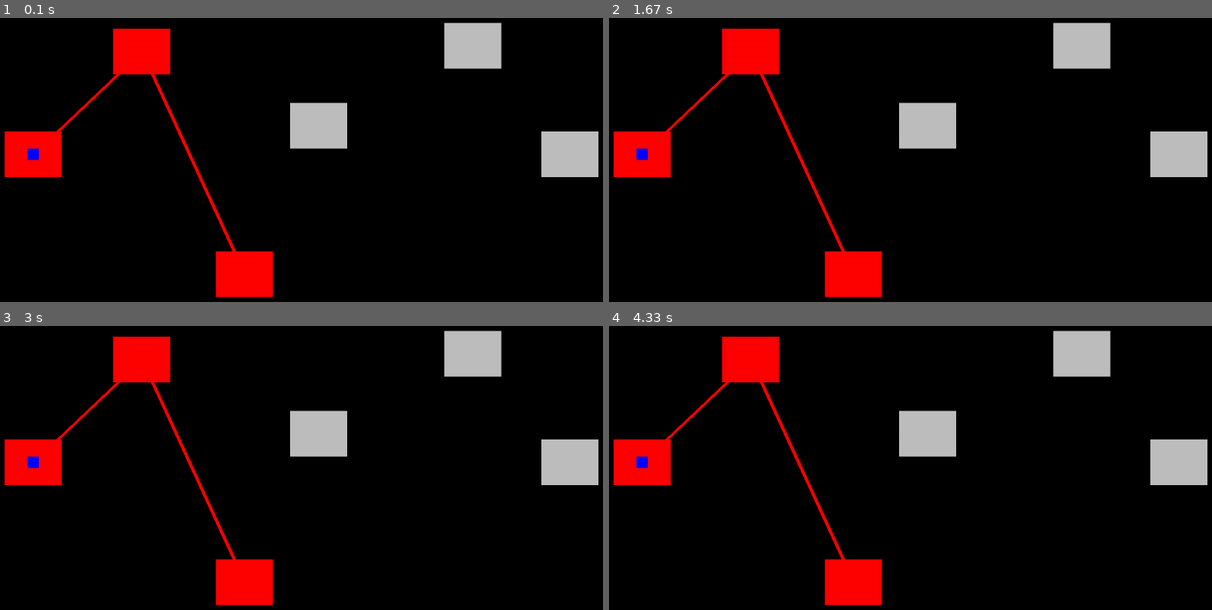
Above: before the commit, frames 1-4 (two rows, left to right).
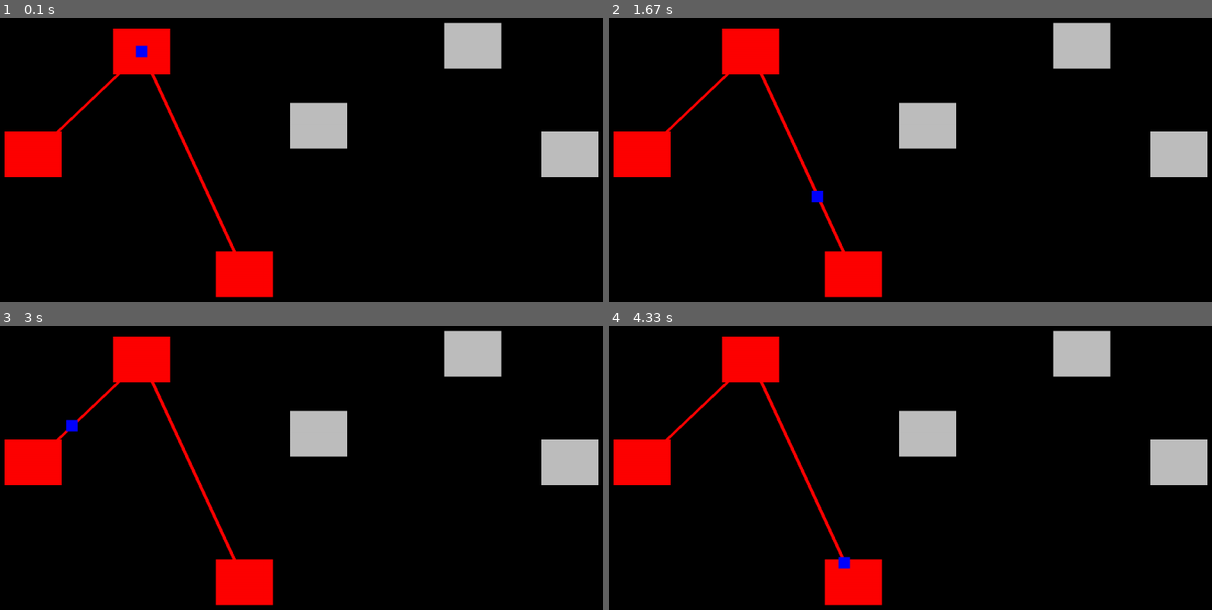
Above: after the commit, the same moments.

Repository: Zain-Khoso/pygame-mario
Game: pygame game, started from code/main.py
Same seed, same stepped clock (60 frames per second), same inputs: the game is played once before the commit and once after it.
Inputs:
- Up to frame 1 (0.1 s): no input
- Up to frame 2 (1.67 s): hold Right 0.33-0.8 s; hold Right 0.83-1.3 s; hold Left from 1.33 s (still down)
- Up to frame 3 (3 s): release Left at 1.87 s; hold Left 1.9-2.3 s; hold Right 2.33-2.97 s
- Up to frame 4 (4.33 s): hold Right 3-3.47 s; hold Left from 4 s (still down)

The runs differ from the first frame. In frame 1, 0.2% of the frame differs, in the area x 4-25%, y 9-51%; in frame 2, 0.2%; in frame 3, 0.2%; in frame 4, 0.2%.

Commit message:
update: overworld icon movement

Diff:
--- a/code/main.py
+++ b/code/main.py
@@ -8,7 +8,7 @@
 class Game:
     def __init__(self):
         self.max_level = 2
-        self.overworld = Overworld(0, self.max_level, screen)
+        self.overworld = Overworld(1, self.max_level, screen)
 
     def run(self):
         self.overworld.run()
--- a/code/overworld.py
+++ b/code/overworld.py
@@ -4,21 +4,31 @@
 
 
 class Node(pygame.sprite.Sprite):
-    def __init__(self, pos, is_locked):
+    def __init__(self, pos, is_locked, icon_speed):
         super().__init__()
 
         self.image = pygame.Surface((100, 80))
         self.image.fill("gray" if is_locked else "red")
         self.rect = self.image.get_rect(center=pos)
 
+        detection_zone_x_pos = self.rect.centerx - (icon_speed / 2)
+        detection_zone_y_pos = self.rect.centery - (icon_speed / 2)
+        self.detection_zone = pygame.Rect(
+            detection_zone_x_pos, detection_zone_y_pos, icon_speed, icon_speed
+        )
+
 
 class Icon(pygame.sprite.Sprite):
     def __init__(self, pos):
         super().__init__()
 
+        self.pos = pos
         self.image = pygame.Surface((20, 20))
         self.image.fill("blue")
-        self.rect = self.image.get_rect(center=pos)
+        self.rect = self.image.get_rect(center=self.pos)
+
+    def update(self):
+        self.rect.center = self.pos
 
 
 class Overworld:
@@ -28,6 +38,11 @@
         self.max_level = max_level
         self.current_level = start_level
 
+        # Icon movement
+        self.icon_vecter = pygame.Vector2(0, 0)
+        self.icon_speed = 8
+        self.icon_moving = False
+
         # Sprites
         self.nodes = self.create_nodes()
         self.icon = self.create_icon()
@@ -36,7 +51,8 @@
         group = pygame.sprite.Group()
 
         for index, level_data in enumerate(levels.values()):
-            group.add(Node(level_data["node_pos"], index > self.max_level))
+            node = Node(level_data["node_pos"], index > self.max_level, self.icon_speed)
+            group.add(node)
 
         return group
 
@@ -56,7 +72,44 @@
 
         return group
 
+    def handle_input(self):
+        keys = pygame.key.get_pressed()
+
+        if self.icon_moving:
+            return
+
+        if keys[pygame.K_RIGHT] and self.current_level < self.max_level:
+            self.get_icon_vector(1)
+            self.current_level += 1
+            self.icon_moving = True
+
+        elif keys[pygame.K_LEFT] and self.current_level > 0:
+            self.get_icon_vector(-1)
+            self.current_level -= 1
+            self.icon_moving = True
+
+    def get_icon_vector(self, next):
+        current_level_pos = self.nodes.sprites()[self.current_level].rect.center
+        next_level_pos = self.nodes.sprites()[self.current_level + next].rect.center
+
+        start_vector = pygame.math.Vector2(current_level_pos)
+        end_vector = pygame.math.Vector2(next_level_pos)
+
+        self.icon_vecter = (end_vector - start_vector).normalize()
+
+    def update_icon_pos(self):
+        if self.icon_moving and self.icon_vecter:
+            self.icon.sprite.pos += self.icon_vecter * self.icon_speed
+            target_node = self.nodes.sprites()[self.current_level]
+
+            if target_node.detection_zone.collidepoint(self.icon.sprite.pos):
+                self.icon_moving = False
+                self.icon_vecter = pygame.Vector2(0, 0)
+
     def run(self):
+        self.handle_input()
         self.draw_paths()
         self.nodes.draw(self.display_surface)
+        self.icon.update()
         self.icon.draw(self.display_surface)
+        self.update_icon_pos()
